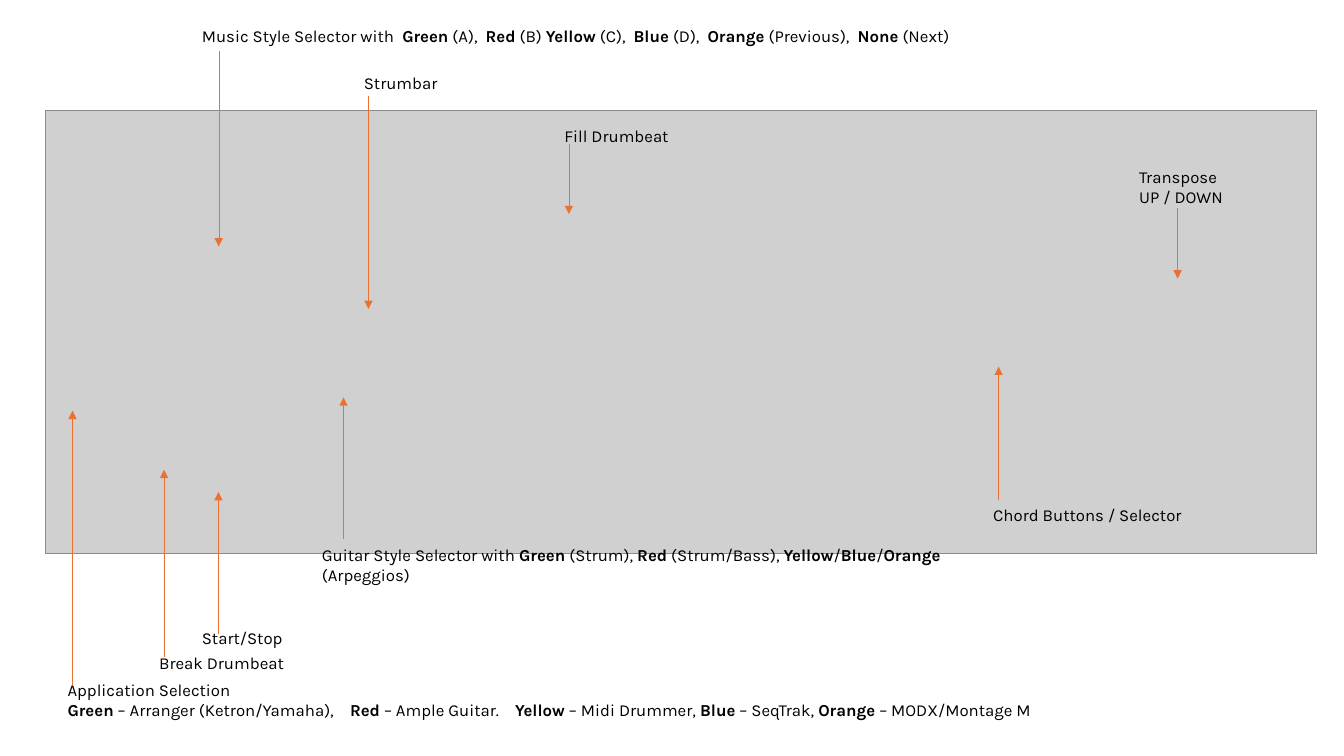
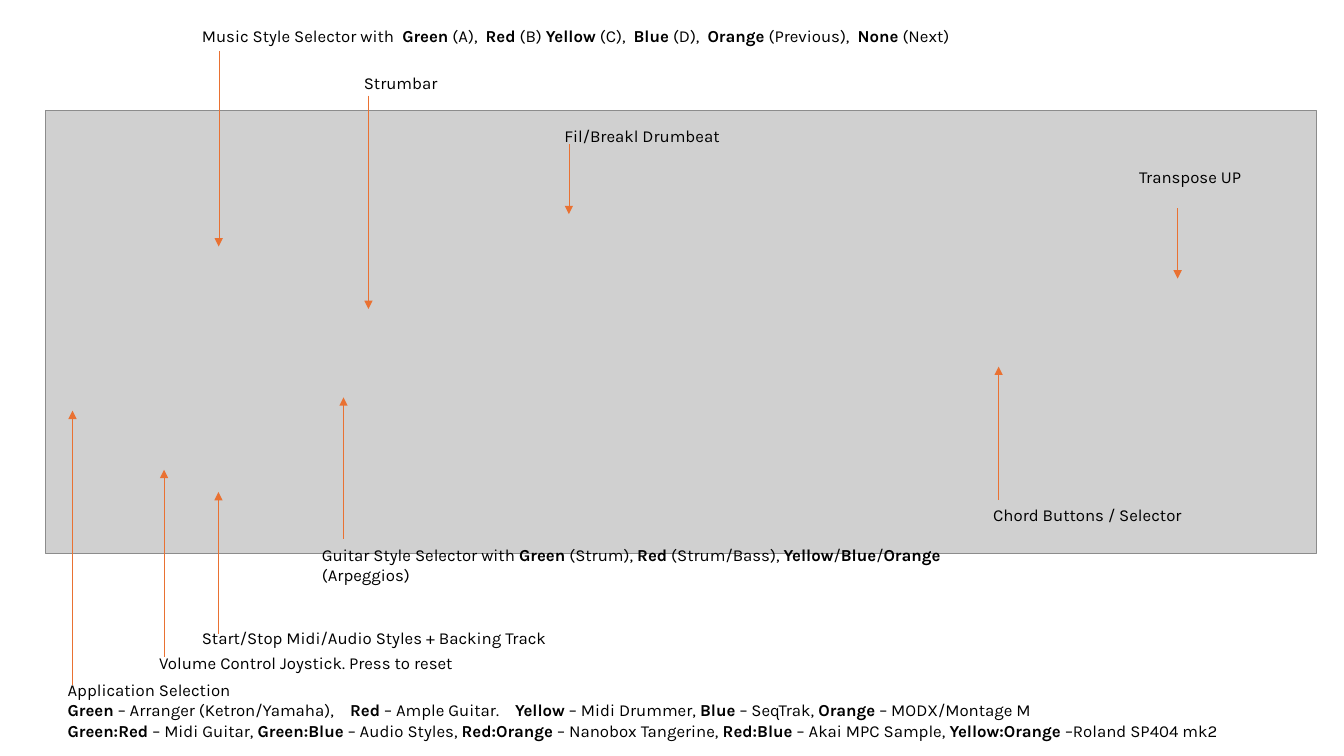
Before and after one commit to Jus-Be/orinayo-pico, a slide deck: slide 1 of docs/orinayo.pptx. Drawn at 1344x756 pixels with LibreOffice and Linux fonts; fonts in the diff are those of the drawing; grey boxes stand for pictures. Boxes give left, top, right and bottom in pixels: in the first picture for what was removed or moved away, otherwise in the second. Text is boxed around its words. In the diff, an @@ line names an element or a change of style, - is before the commit and + after.

```diff
--- a/docs/orinayo.pptx
+++ b/docs/orinayo.pptx
@@ text at box(564, 129, 719, 148): text changed @@
-Fill Drumbeat
+Fil/Breakl Drumbeat
@@ text at box(1139, 172, 1241, 187): text changed @@
-Transpose
-UP / DOWN
+Transpose UP
@@ text at box(202, 629, 546, 648): text changed @@
-Start/Stop
+Start/Stop Midi/Audio Styles + Backing Track
@@ text at box(159, 654, 452, 673): text changed @@
-Break Drumbeat
+Volume Control Joystick. Press to reset
@@ text at box(68, 725, 1217, 742): paragraph added @@
+Green:Red – Midi Guitar, Green:Blue – Audio Styles, Red:Orange – Nanobox Tangerine, Red:Blue – Akai MPC Sample, Yellow:Orange –Roland SP404 mk2
```
Also in this commit, not shown: 1 other slide changed, 6 other files.
